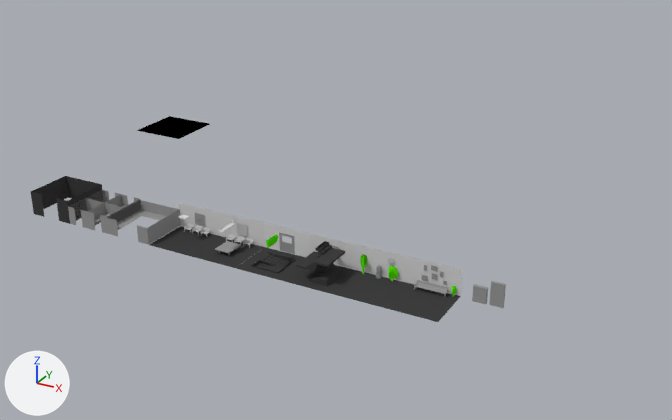
A saved change to the Blender file data/models/blend/parts.blend.
The view is the same before and after, from a camera (50 mm lens) standing at (8.91, -12.39, 7.78) and looking at (0.95, 2.08, 0.55). Arrows for +X, +Y and +Z are at lower left; the lights stay in place.

The first picture shows 'CHAIRS_B', 'CUBICLE', 'CUBICLE_CLUSTER', 'DOOR_WALL', 'ELEVATOR', 'FLOOR_WOODEN', 'FLOOR_WOODEN.001', 'FLOOR_WOODEN.002', 'FLOOR_WOODEN.003', 'STAIRS_DOWN', 'STAIRS_UP', 'STALL', 'WALL', 'WALL_LINES', 'WALL_LINES.001', 'WINDOW', 'pitch'.
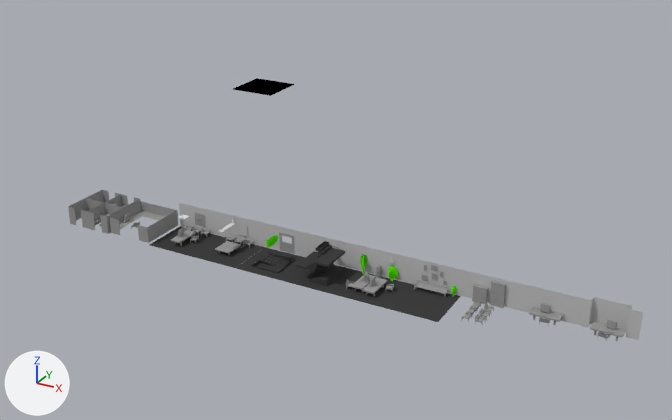
Changed parts and their boxes (x1, y1, x2, y2) in the pictures (672 x 420 px):
'CUBICLE', reshaped (8% narrower, 7% shorter)
    before: (107, 200, 181, 245)
    after: (110, 201, 178, 243)
'STALL', deleted
    before: (31, 176, 104, 224)
'WALL_KINK', added
    after: (576, 297, 643, 340)
'pitch', moved
    before: (137, 116, 210, 139)
    after: (233, 78, 294, 96)
'WALL_LINES.002', added
    after: (517, 283, 579, 324)
'WALL_LINES.001', recoloured
    both: (408, 257, 462, 296)
'WALL_LINES', recoloured
    both: (358, 245, 409, 282)
'WALL_LINES.004', added
    after: (461, 270, 519, 310)
'WALL', recoloured
    both: (220, 212, 265, 247)
'ELEVATOR', recoloured
    both: (310, 234, 358, 270)
'DOOR_WALL', recoloured
    both: (264, 223, 310, 257)
'WINDOW', recoloured
    both: (179, 203, 222, 236)
'DESK_CENTER_B', added
    after: (346, 271, 394, 296)
'DESK_WALL_B', added
    after: (590, 319, 626, 342)
'DESK_WALL_A', added
    after: (529, 304, 564, 325)
'CHAIRS_CLUSTER', added
    after: (461, 302, 494, 326)
'DESK_CENTER_A', added
    after: (171, 228, 199, 246)
'CHAIRS_B', recoloured
    both: (184, 223, 211, 237)
part 1 of me_plane_007, built on
    before: (107, 200, 181, 245)
    after: (110, 201, 178, 243)
part 2 of me_plane_007, added
    after: (124, 213, 140, 229)

What changed in the scene script:
```text
Change me_plane_013:
    where me_plane_013.from_pydata(...)  # 12 vertices, 5 faces; spans x -0.5..0.5, y 0.5, z 0.0..0.5
    remove me_plane_013.materials.append(mat_white_001)  # light grey #d6d6d6
    add me_plane_013.materials.append(mat_white)  # grey #bebebe
Change me_plane_012:
    where me_plane_012.from_pydata(...)  # 12 vertices, 5 faces; spans x -0.5..0.5, y 0.5, z 0.0..0.5
    remove me_plane_012.materials.append(mat_white_001)  # light grey #d6d6d6
    add me_plane_012.materials.append(mat_white)  # grey #bebebe
Change me_plane_025:
    where me_plane_025.from_pydata(...)  # 16 vertices, 5 faces; spans x -0.5..0.5, y 0.5, z 0.0..0.5
    remove me_plane_025.materials.append(mat_white_001)  # light grey #d6d6d6
    add me_plane_025.materials.append(mat_white)  # grey #bebebe
Change me_plane_024:
    where me_plane_024.from_pydata(...)  # 81 vertices, 102 faces; spans x -0.277..0.277, y 0.317..0.457, z -0.016..0.121
    remove me_plane_024.materials.append(mat_white)  # grey #bebebe
    add me_plane_024.materials.append(mat_grey2)  # grey #979797
Change me_plane_018:
    where me_plane_018.from_pydata(...)  # 12 vertices, 6 faces; spans x -0.5..0.5, y 0.5, z 0.0..0.5
    remove me_plane_018.materials.append(mat_white_001)  # light grey #d6d6d6
    add me_plane_018.materials.append(mat_white)  # grey #bebebe
Change me_plane_007:
    remove me_plane_007.from_pydata(...)  # 36 vertices, 25 faces; spans x -0.5..0.5, y -0.5..0.5, z 0.0..0.353
    remove me_plane_007.materials.append(mat_grey2)  # grey #979797
    add me_plane_007.from_pydata(...)  # 146 vertices, 137 faces; spans x -0.466..0.466, y -0.457..0.474, z -0.016..0.339
    me_plane_007 part 1: 36 vertices removed from x -0.5..0.5, y -0.5..0.5, z 0.0..0.353; 91 vertices added at x -0.466..0.466, y -0.457..0.474, z -0.016..0.339
    me_plane_007 part 2: 55 vertices added at x -0.436..-0.125, y -0.158..0.076, z -0.016..0.283
    add me_plane_007.materials.append(mat_grey2_backfaced)  # grey #979797
Change me_plane_004:
    where me_plane_004.from_pydata(...)  # 12 vertices, 1 face; spans x -0.5..0.5, y 0.5, z 0.0..0.5
    remove me_plane_004.materials.append(mat_white_backfaced)  # light grey #dadada
    add me_plane_004.materials.append(mat_white_backface)  # grey #bebebe
Change me_plane_001:
    where me_plane_001.from_pydata(...)  # 4 vertices, 1 face; spans x -0.5..0.5, y 0.5, z 0.0..0.5
    remove me_plane_001.materials.append(mat_white_001)  # light grey #d6d6d6
    add me_plane_001.materials.append(mat_white)  # grey #bebebe
Add me_plane_038:
    me_plane_038.from_pydata([(-0.5, 0.5, 0.0), (0.5, 0.5, 0.0), (-0.5, 0.5, 0.5), (0.5, 0.5, 0.5), (0.3, 0.5, 0.0), (-0.3, 0.5, 0.0), (0.3, 0.5, 0.5), (-0.3, 0.5, 0.5), (0.3, 0.627, 0.0), (-0.3, 0.627, 0.0), (0.3, 0.627, 0.5), (-0.3, 0.627, 0.5)], [], [(4, 1, 3, 6), (0, 5, 7, 2), (4, 6, 10, 8), (7, 5, 9, 11), (11, 9, 8, 10)])
    me_plane_038.materials.append(mat_white)  # grey #bebebe
Change ob_pitch:
    ob_pitch.location: (-1.99, 1.01, 2.07) -> (-1.99, 4.16, 2.07)
Remove ob_stall:
    ob_stall = bpy.data.objects.new('STALL', me_plane_008)
Add ob_desk_center_a:
    ob_desk_center_a = bpy.data.objects.new('DESK_CENTER_A', me_plane_033)  # 119 vertices, 116 faces; spans x -0.106..0.282, y -0.312..0.203, z -0.045..0.24; in mat_grey2 (grey #979797); modifiers DECIMATE
    ob_desk_center_a.location = (-1.5, 0.5, 0.03)
Add ob_desk_center_b:
    ob_desk_center_b = bpy.data.objects.new('DESK_CENTER_B', me_plane_035)  # 203 vertices, 164 faces; spans x -0.4..0.424, y -0.3..0.245, z -0.055..0.23; in mat_grey2 (grey #979797)
    ob_desk_center_b.location = (2.5, 0.5, 0.03)
Add ob_desk_wall_a:
    ob_desk_wall_a = bpy.data.objects.new('DESK_WALL_A', me_plane_036)  # 119 vertices, 116 faces; spans x -0.232..0.284, y 0.191..0.49, z -0.008..0.277; in mat_grey2 (grey #979797); modifiers DECIMATE
    ob_desk_wall_a.location = (5.5, 0.5, 0.0)
Add ob_wall_lines_002:
    ob_wall_lines_002 = bpy.data.objects.new('WALL_LINES.002', me_plane_012.copy())  # the mesh of ob_wall_lines
    ob_wall_lines_002.location = (5.5, 0.5, 0.0)
Add ob_wall_kink:
    ob_wall_kink = bpy.data.objects.new('WALL_KINK', me_plane_038)
    ob_wall_kink.location = (6.5, 0.5, 0.0)
Add ob_wall_lines_004:
    ob_wall_lines_004 = bpy.data.objects.new('WALL_LINES.004', me_plane_012.copy())  # the mesh of ob_wall_lines
    ob_wall_lines_004.location = (4.5, 0.5, 0.0)
Add ob_chairs_cluster:
    ob_chairs_cluster = bpy.data.objects.new('CHAIRS_CLUSTER', me_plane_046)  # 162 vertices, 204 faces; spans x -0.183..0.183, y -0.277..0.277, z -0.016..0.121; in mat_grey2 (grey #979797)
    ob_chairs_cluster.location = (4.5, 0.5, 0.0)
Add ob_desk_wall_b:
    ob_desk_wall_b = bpy.data.objects.new('DESK_WALL_B', me_plane_047)  # 119 vertices, 116 faces; spans x -0.232..0.284, y 0.182..0.49, z -0.007..0.278; in mat_grey2 (grey #979797); modifiers DECIMATE
    ob_desk_wall_b.location = (6.5, 0.5, 0.0)
```
